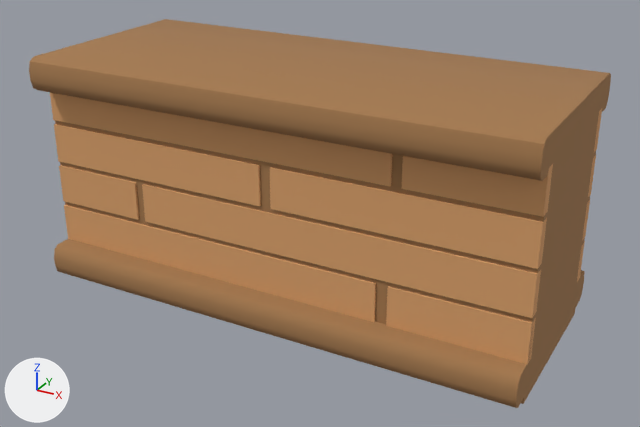
The FBX model Assets/Graphics/Models/Cabinets/Counter_Straight.fbx as it was, and as the next commit left it.
Camera for both pictures: a 50 mm camera at (3.19, -5.68, 3.56) aimed at (0.1, -0.05, 0.75). The axes (+X, +Y, +Z) are drawn at lower left. The lights are the same throughout. Where no turn or scale is listed for an object, it has been applied to the vertices.

In view in the first picture: 'Environment_Counter_Straight'.
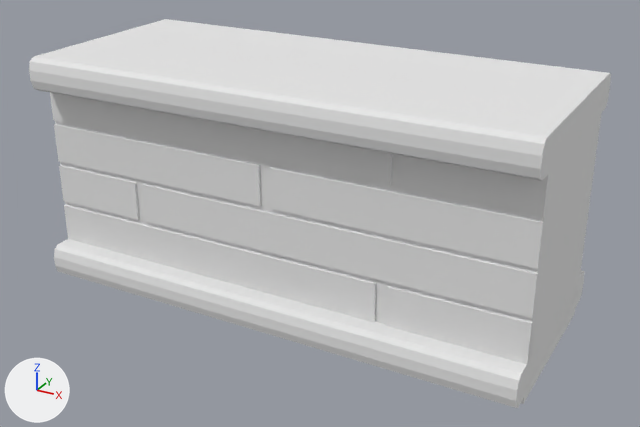
Location of each change, [x1, y1, x2, y2] in pixels of the pictures (640 x 427 px):
```json
{"object": "Environment_Counter_Straight", "change": "recoloured", "before": [29, 19, 611, 408], "after": [29, 19, 611, 408], "on screen": "brown to grey"}
```

Scene script edits in JSON lines:
```json
{"op": "add", "block": "mat_atlas_007", "code": ["mat_atlas_007 = principled_material('Atlas.007')", "mat_atlas_007.base_color = (0.8, 0.8, 0.8)  # white #e7e7e7", "mat_atlas_007.roughness = 1.0"]}
{"block": "me_environment_counter_straight", "where": "me_environment_counter_straight.from_pydata(...)  # 270 vertices, 220 faces; spans x -2.0..2.0, y -0.88..0.88, z 0.0..1.92"}
{"op": "remove", "block": "me_environment_counter_straight", "code": "me_environment_counter_straight.materials.append(mat_atlas)  # picture img_sushi_atlas_png"}
{"op": "add", "block": "me_environment_counter_straight", "code": "me_environment_counter_straight.materials.append(mat_atlas_007)  # white #e7e7e7"}
```
